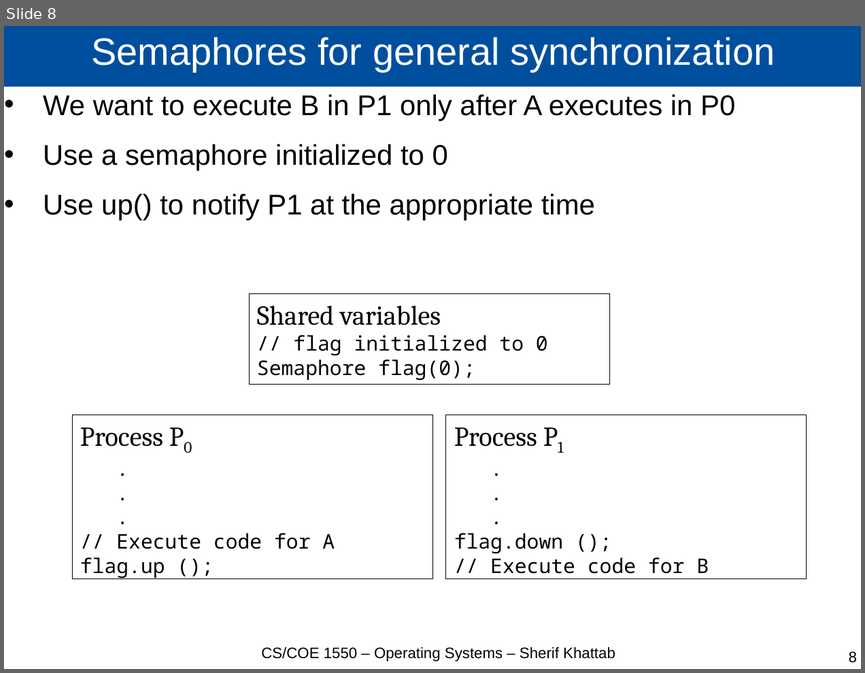
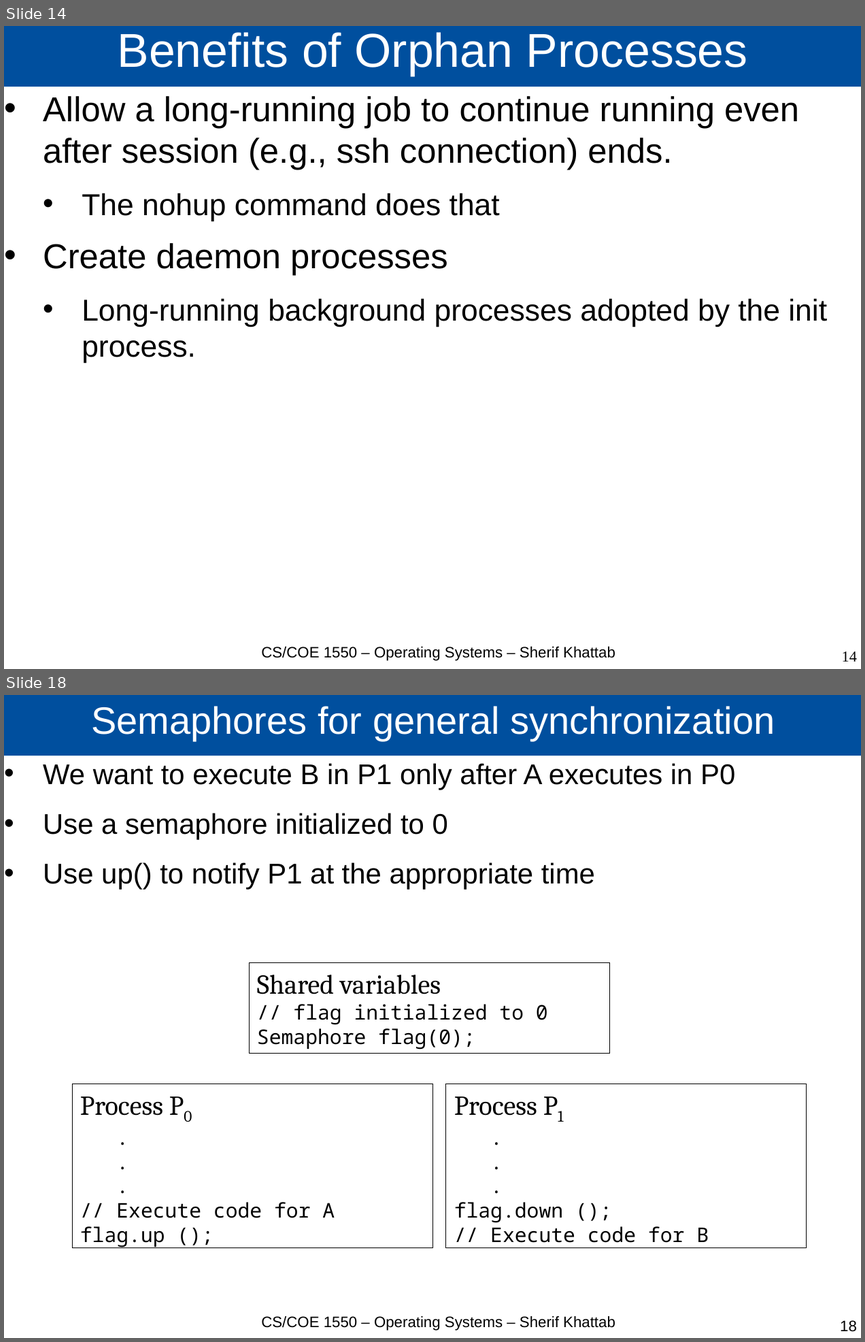
Before and after one commit to cs1550-2224/cs1550-code-handouts, a slide deck: DraftSlides/Lecture4.pptx. Shown one above the other, each under a label of ours: slide 8 before the commit, slides 14 and 18 after it; the slides between them are not shown. The pictures are 865x673 and 865x1342 pixels, drawn with LibreOffice and Linux fonts; fonts in the diff are those of the drawing. Boxes give left, top, right and bottom in pixels: in the first picture for what was removed or moved away, otherwise in the second. Text is boxed around its words. In the diff, an @@ line names an element or a change of style, - is before the commit and + after.

Commit message:
Lecture 3 after class

```diff
--- a/DraftSlides/Lecture4.pptx
+++ b/DraftSlides/Lecture4.pptx
@@ slide 14 added at [4, 26, 861, 669], background #FFFFFF @@
@@ title added at [4, 26, 861, 87], fill #004F9E, 44 pt, text #FFFFFF @@
+Benefits of Orphan Processes
@@ text added at [43, 96, 827, 363], 32 pt, text #000000 @@
+• Allow a long-running job to continue running even after session (e.g., ssh connection) ends.
+  • The nohup command does that
+• Create daemon processes
+  • Long-running background processes adopted by the init process.
@@ text added at [261, 646, 615, 660], 14 pt, text #000000 @@
+CS/COE 1550 – Operating Systems – Sherif Khattab
@@ page number added at [842, 651, 857, 661], 14 pt, text #000000 @@
+14
@@ what was slide 8 is now slide 18 @@
@@ page number at [840, 1320, 857, 1331]: text changed @@
-8
+18
```
Also in this commit, not shown: 1 slide changed, 9 other slides added, 1 other file.
